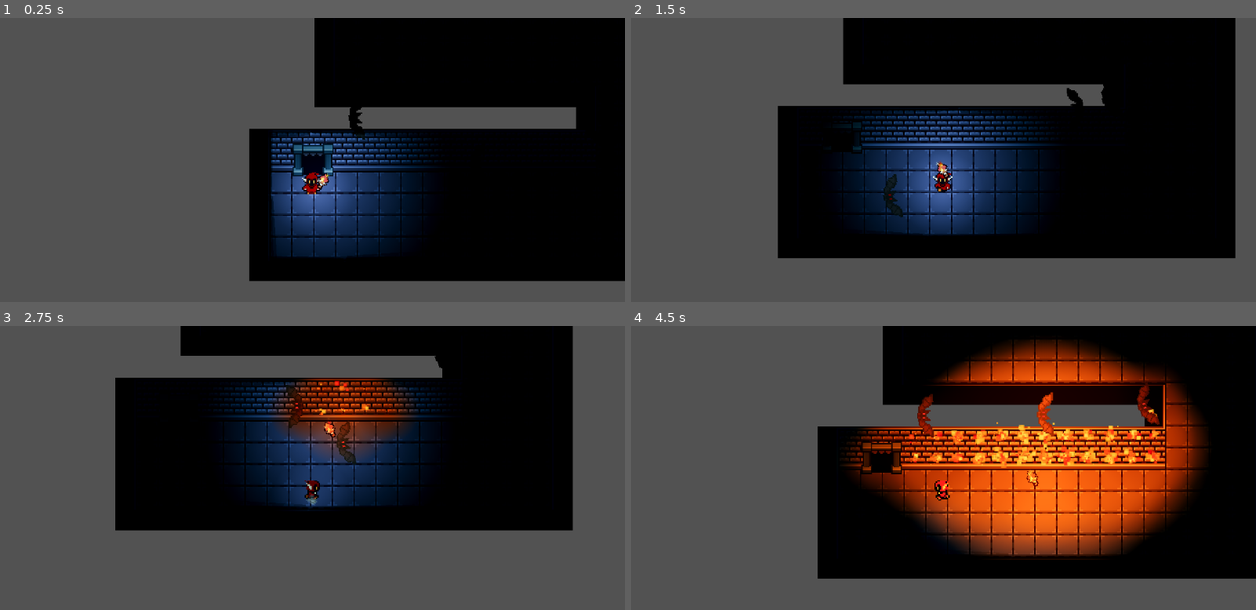
Above: before the commit, frames 1-4 (two rows, left to right).
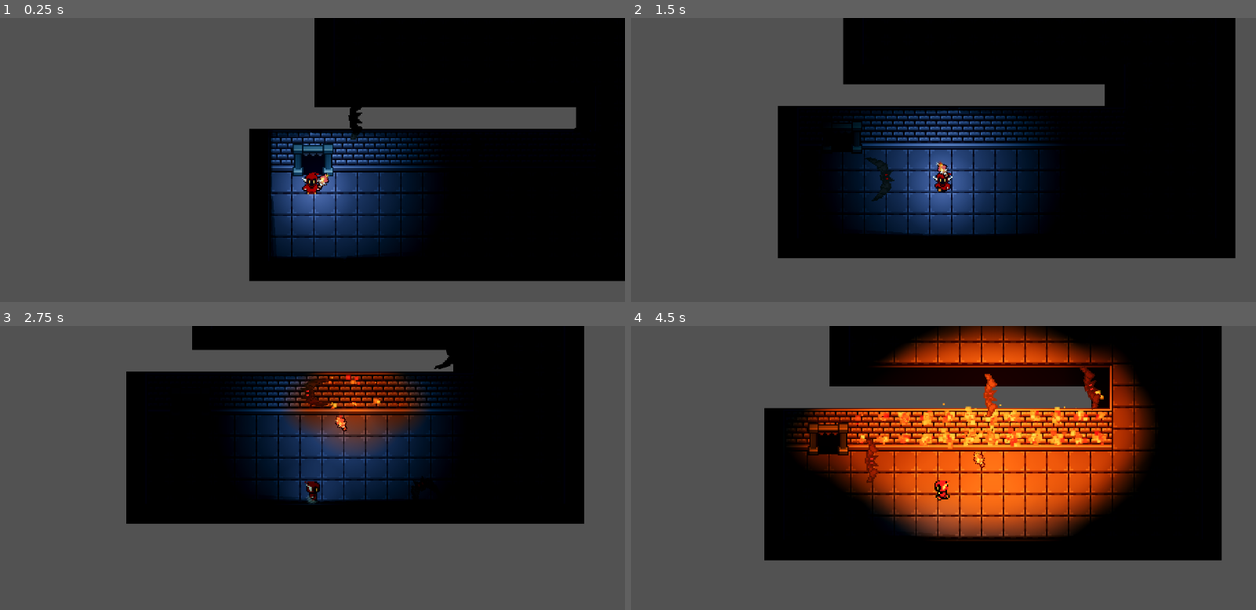
Above: after the commit, the same moments.

Repository: Utilityman/ZenoJam1
Game: Godot game, scene res://levels/wip/bat_level.tscn
Same seed, same stepped clock (60 frames per second), same inputs: the game is played once before the commit and once after it. This scene is started directly instead of the project's main scene. Sound files missing from this copy of the repository are replaced by a short silence.
Inputs (mouse positions are in pixels of both pictures, inside the frame that each line leads up to):
- Up to frame 1 (0.25 s): no input
- Up to frame 2 (1.5 s): tap Enter (DEV_RESET) at 0.5 s; move the mouse to (1081, 177) at 0.52 s; hold D (MOVE_RIGHT) 0.53-1.28 s; tap Q (DROP_TORCH) at 0.6 s; click (1081, 177) at 0.67 s; move the mouse to (818, 211) at 1.27 s; hold S (MOVE_DOWN) from 1.28 s (still down); tap Shift (WALK_MODIFIER) at 1.35 s
- Up to frame 3 (2.75 s): move the mouse to (375, 425) at 2.02 s; release S (MOVE_DOWN) at 2.03 s; hold D (MOVE_RIGHT) from 2.03 s (still down); tap Q (DROP_TORCH) at 2.1 s
- Up to frame 4 (4.5 s): move the mouse to (912, 573) at 2.77 s; release D (MOVE_RIGHT) at 2.78 s; hold W (MOVE_UP) 2.78-3.53 s; tap Shift (WALK_MODIFIER) at 2.85, 4.35 s; click (912, 573) at 2.92 s; move the mouse to (1131, 556) at 3.52 s; hold A (MOVE_LEFT) from 3.53 s (still down); tap Q (DROP_TORCH) at 3.6 s; move the mouse to (756, 448) at 4.27 s

The runs differ from the first frame. In frame 1, less than 0.1% of the frame differs, in the area x 56-93%, y 38-43%; in frame 2, 0.5%; in frame 3, 13%; in frame 4, 48%, in the area x 21-100%, y 0-89%.

Commit message:
bat animated

Diff:
--- a/hazards/base/swinging_hazard.gd
+++ b/hazards/base/swinging_hazard.gd
@@ -1,6 +1,6 @@
 class_name SwingingHazard extends Trap
 
-@export var speed :float = 150.0
+@export var speed :float = 120.0
 @export var swing_back: bool = true
 @onready var _follow :PathFollow2D = $SwingingPathFollower
 var activated: bool = false
--- /dev/null
+++ b/hazards/bat_hazard.gd
@@ -0,0 +1,7 @@
+class_name BatHazard extends SwingingHazard
+
+@onready var bat_animator = $%BatAnimator
+
+func _ready():
+	super._ready()
+	bat_animator.play("fly")
--- a/hazards/bat_hazard.tscn
+++ b/hazards/bat_hazard.tscn
@@ -1,6 +1,7 @@
-[gd_scene load_steps=5 format=3 uid="uid://cocavfoacmtj5"]
+[gd_scene load_steps=8 format=3 uid="uid://cocavfoacmtj5"]
 
 [ext_resource type="PackedScene" uid="uid://b36pwqcprqhkr" path="res://hazards/base/swinging_hazard.tscn" id="1_8jhja"]
+[ext_resource type="Script" path="res://hazards/bat_hazard.gd" id="2_iofn1"]
 [ext_resource type="Texture2D" uid="uid://dvgmkv0ygrb33" path="res://assets/textures/mackin/bat_idle_down.png" id="2_xqn8m"]
 
 [sub_resource type="Curve2D" id="Curve2D_ddgah"]
@@ -13,8 +14,31 @@
 radius = 3.99001
 height = 30.4458
 
+[sub_resource type="Animation" id="Animation_g4kgq"]
+resource_name = "fly"
+length = 0.6
+loop_mode = 1
+tracks/0/type = "value"
+tracks/0/imported = false
+tracks/0/enabled = true
+tracks/0/path = NodePath("Sprite2D:frame")
+tracks/0/interp = 1
+tracks/0/loop_wrap = true
+tracks/0/keys = {
+"times": PackedFloat32Array(0, 0.1, 0.2, 0.3, 0.4, 0.5),
+"transitions": PackedFloat32Array(1, 1, 1, 1, 1, 1),
+"update": 1,
+"values": [0, 1, 2, 3, 2, 1]
+}
+
+[sub_resource type="AnimationLibrary" id="AnimationLibrary_3fl0p"]
+_data = {
+"fly": SubResource("Animation_g4kgq")
+}
+
 [node name="BatHazard" instance=ExtResource("1_8jhja")]
 curve = SubResource("Curve2D_ddgah")
+script = ExtResource("2_iofn1")
 
 [node name="SwingingPathFollower" parent="." index="0"]
 rotation = 1.13223
@@ -27,4 +51,9 @@
 texture = ExtResource("2_xqn8m")
 hframes = 4
 
-[node name="AnimationPlayer" type="AnimationPlayer" parent="SwingingPathFollower/Area2D" index="2"]
+[node name="BatAnimator" type="AnimationPlayer" parent="SwingingPathFollower/Area2D" index="2"]
+unique_name_in_owner = true
+libraries = {
+"": SubResource("AnimationLibrary_3fl0p")
+}
+speed_scale = 0.558
--- a/levels/wip/bat_level.tscn
+++ b/levels/wip/bat_level.tscn
@@ -62,7 +62,7 @@
 interval = 3.0
 
 [node name="BatHazard4" parent="." index="11" instance=ExtResource("3_5715g")]
-position = Vector2(127, -238)
+position = Vector2(123, -224)
 scale = Vector2(1.00601, 1.00252)
 curve = SubResource("Curve2D_noj0j")
 interval = 3.0
